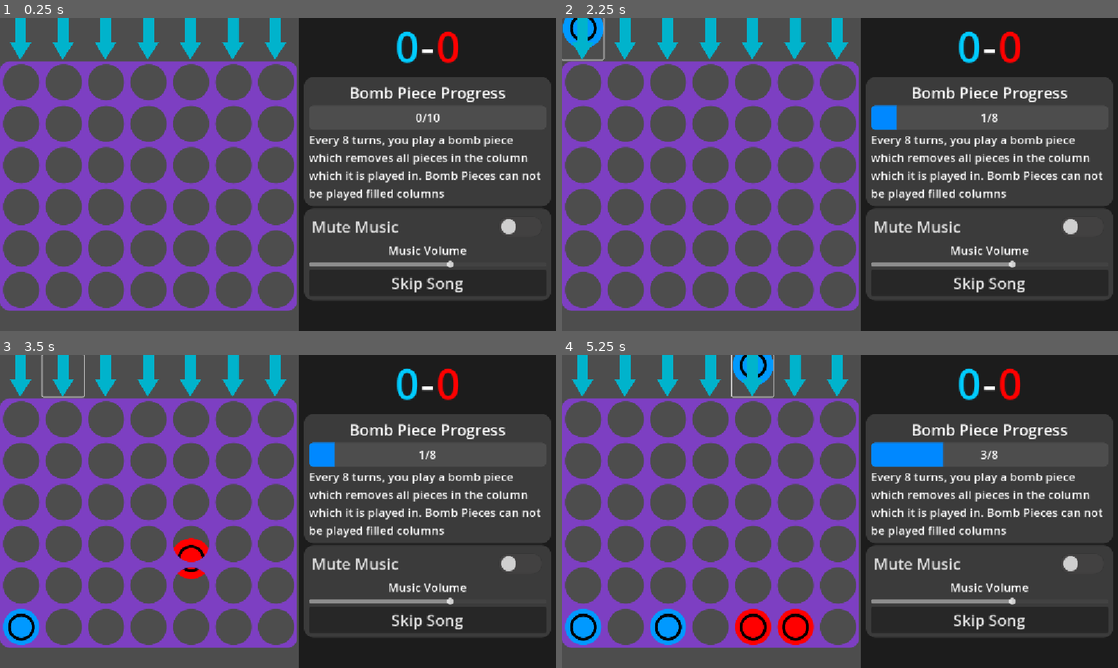
Above: before the commit, frames 1-4 (two rows, left to right).
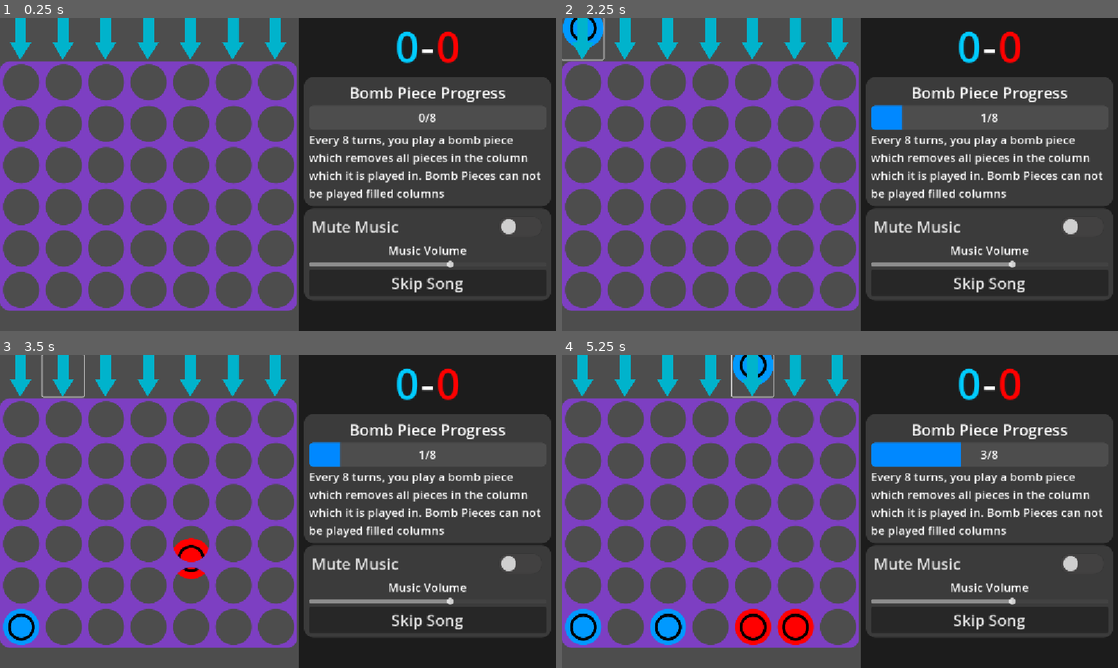
Above: after the commit, the same moments.

Repository: Emarald64/connect-4
Game: Godot game, scene res://scenes/main.tscn
Same seed, same stepped clock (60 frames per second), same inputs: the game is played once before the commit and once after it. Sound files missing from this copy of the repository are replaced by a short silence.
Inputs (mouse positions are in pixels of both pictures, inside the frame that each line leads up to):
- Up to frame 1 (0.25 s): no input
- Up to frame 2 (2.25 s): click "Skip Song" at 0.5 s; click "Skip Song" at 1.25 s; click (584, 39) at 2 s
- Up to frame 3 (3.5 s): click (61, 376) at 2.77 s
- Up to frame 4 (5.25 s): click (667, 376) at 3.52 s; click (712, 376) at 4.27 s; click (751, 376) at 5.02 s

The runs differ from the first frame. In frame 1, less than 0.1% of the frame differs, in the area x 74-80%, y 30-34%; in frame 2, 0.1%; in frame 3, 0.1%; in frame 4, 0.3%, in the area x 68-72%, y 27-36%.

Commit message:
fixed progress bar

Diff:
--- a/scenes/main.tscn
+++ b/scenes/main.tscn
@@ -123,6 +123,21 @@
 stream_2/stream = ExtResource("7_ya4ey")
 stream_3/stream = ExtResource("8_eb6dy")
 
+[sub_resource type="Animation" id="Animation_85g3d"]
+length = 0.001
+tracks/0/type = "value"
+tracks/0/imported = false
+tracks/0/enabled = true
+tracks/0/path = NodePath("Winner Label:position")
+tracks/0/interp = 1
+tracks/0/loop_wrap = true
+tracks/0/keys = {
+"times": PackedFloat32Array(0),
+"transitions": PackedFloat32Array(1),
+"update": 0,
+"values": [Vector2(0, 647)]
+}
+
 [sub_resource type="Animation" id="Animation_tipki"]
 resource_name = "display winner"
 length = 2.0
@@ -139,21 +154,6 @@
 "values": [Vector2(0, 647), Vector2(0, 299), Vector2(0, 299), Vector2(0, 647)]
 }
 
-[sub_resource type="Animation" id="Animation_85g3d"]
-length = 0.001
-tracks/0/type = "value"
-tracks/0/imported = false
-tracks/0/enabled = true
-tracks/0/path = NodePath("Winner Label:position")
-tracks/0/interp = 1
-tracks/0/loop_wrap = true
-tracks/0/keys = {
-"times": PackedFloat32Array(0),
-"transitions": PackedFloat32Array(1),
-"update": 0,
-"values": [Vector2(0, 647)]
-}
-
 [sub_resource type="AnimationLibrary" id="AnimationLibrary_choun"]
 _data = {
 &"RESET": SubResource("Animation_85g3d"),
@@ -250,7 +250,7 @@
 layout_mode = 2
 theme_override_styles/background = SubResource("StyleBoxFlat_choun")
 theme_override_styles/fill = SubResource("StyleBoxFlat_ya4ey")
-max_value = 10.0
+max_value = 8.0
 step = 1.0
 show_percentage = false
 
@@ -262,7 +262,7 @@
 grow_horizontal = 2
 grow_vertical = 2
 theme_override_font_sizes/font_size = 24
-text = "0/10"
+text = "0/8"
 horizontal_alignment = 1
 vertical_alignment = 1
 
